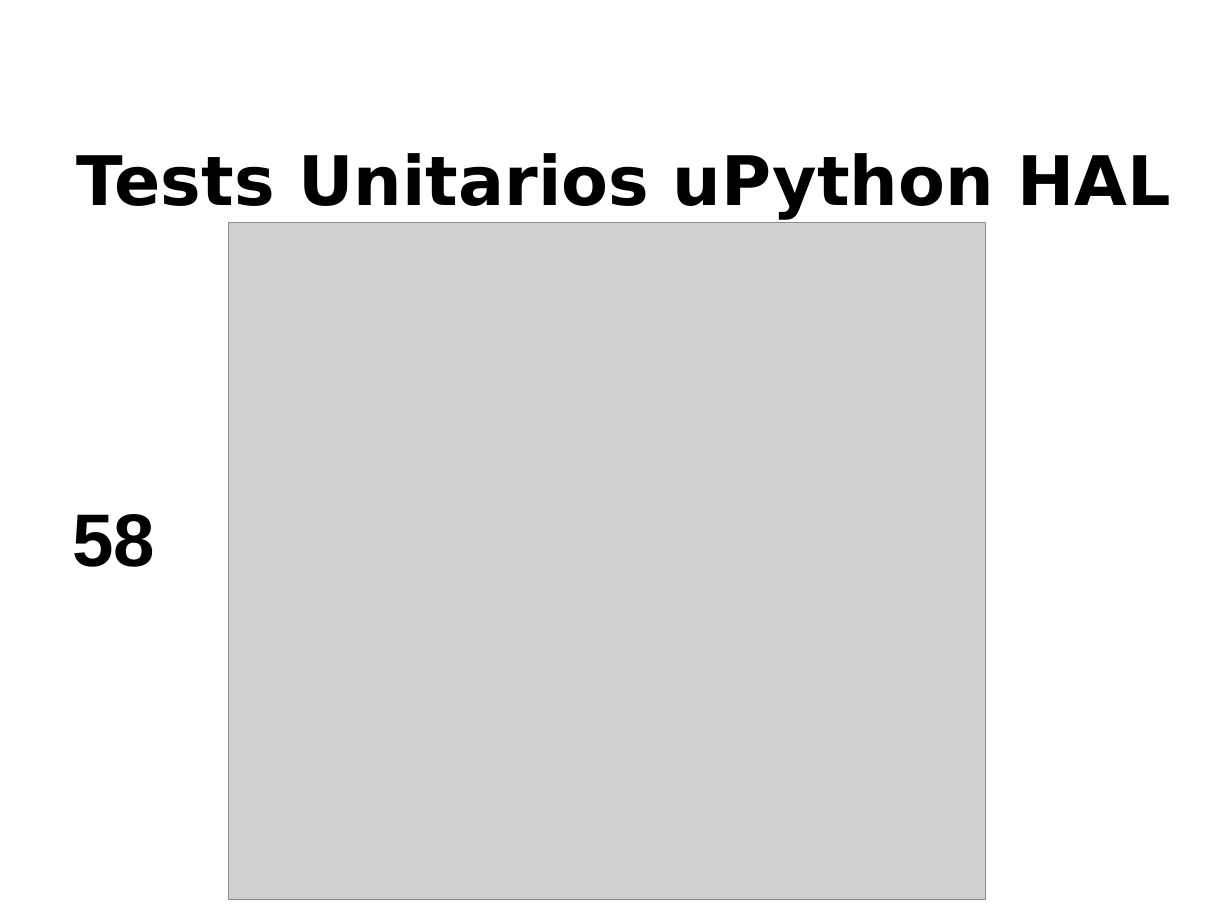
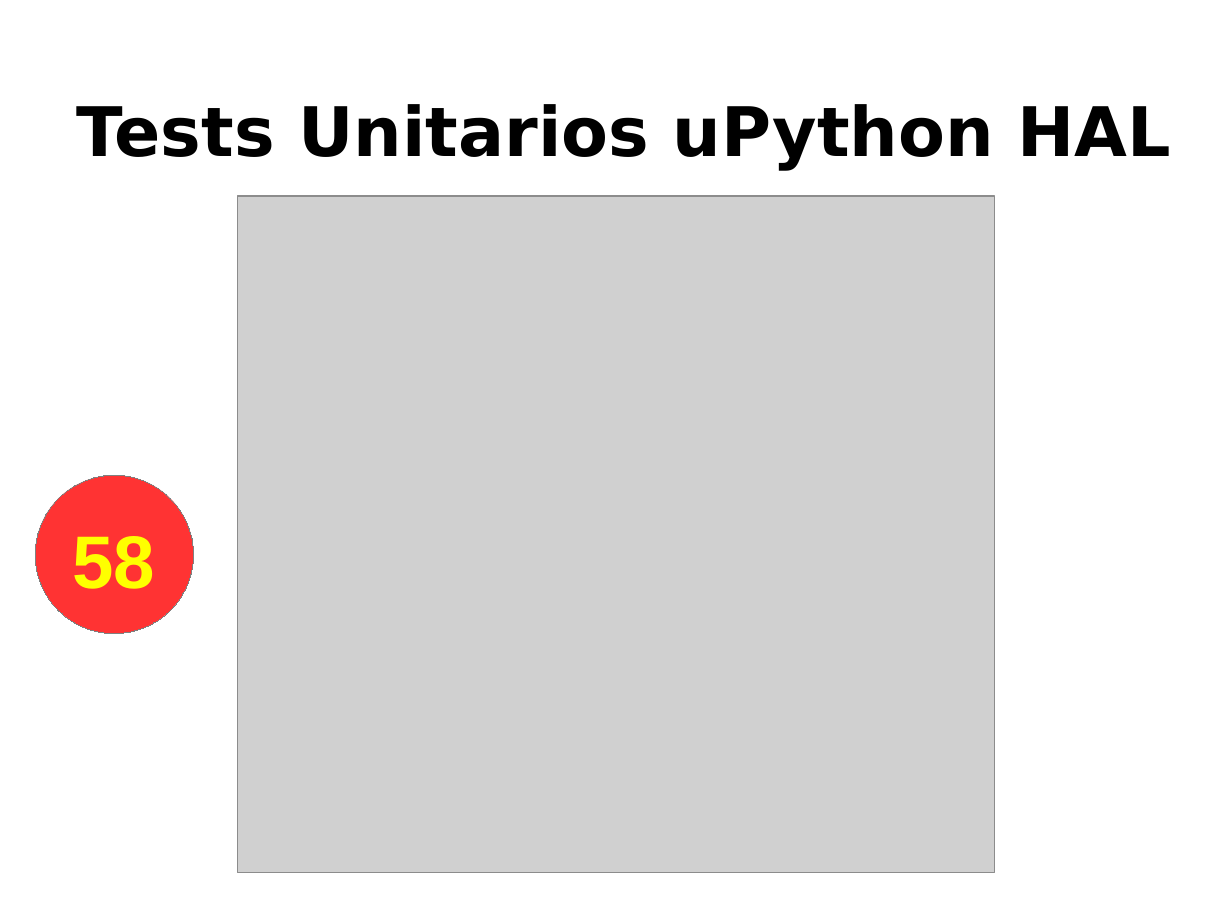
Before and after one commit to ernesto-g/tpfinalcese, a slide deck: slide 25 of presentacion/presentacion_v1.odp. Drawn at 1232x924 pixels with LibreOffice and Linux fonts; fonts in the diff are those of the drawing; grey boxes stand for pictures; background and template pictures are left out. Boxes give left, top, right and bottom in pixels: in the first picture for what was removed or moved away, otherwise in the second. Text is boxed around its words. In the diff, an @@ line names an element or a change of style, - is before the commit and + after.

```diff
--- a/presentacion/presentacion_v1.odp
+++ b/presentacion/presentacion_v1.odp
@@ title "Tests Unitarios uPython HAL": place and size @@
-title "Tests Unitarios uPython HAL" at box(77, 153, 1172, 219)
+title "Tests Unitarios uPython HAL" at box(77, 104, 1172, 171)
@@ picture: place and size @@
-picture at box(228, 222, 985, 900)
+picture at box(237, 196, 994, 873)
@@ ellipse added at box(35, 475, 193, 634), fill #FF3333, outline #808080 0 pt @@
@@ text "58": place and size @@
-text "58" at box(73, 514, 156, 567)
+text "58" at box(73, 536, 156, 589)
@@ text "58" at box(73, 536, 156, 589): text colour #000000 to #FFFF00 @@
```
Also in this commit, not shown: 12 other slides changed, 2 slides added, 1 slide removed, 7 other files.
